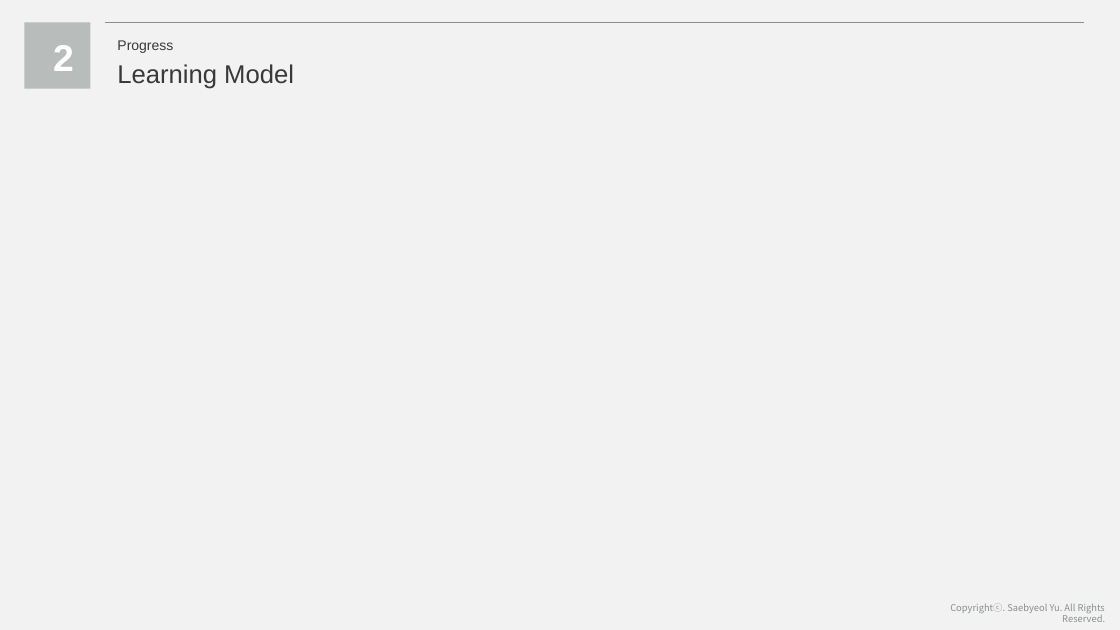
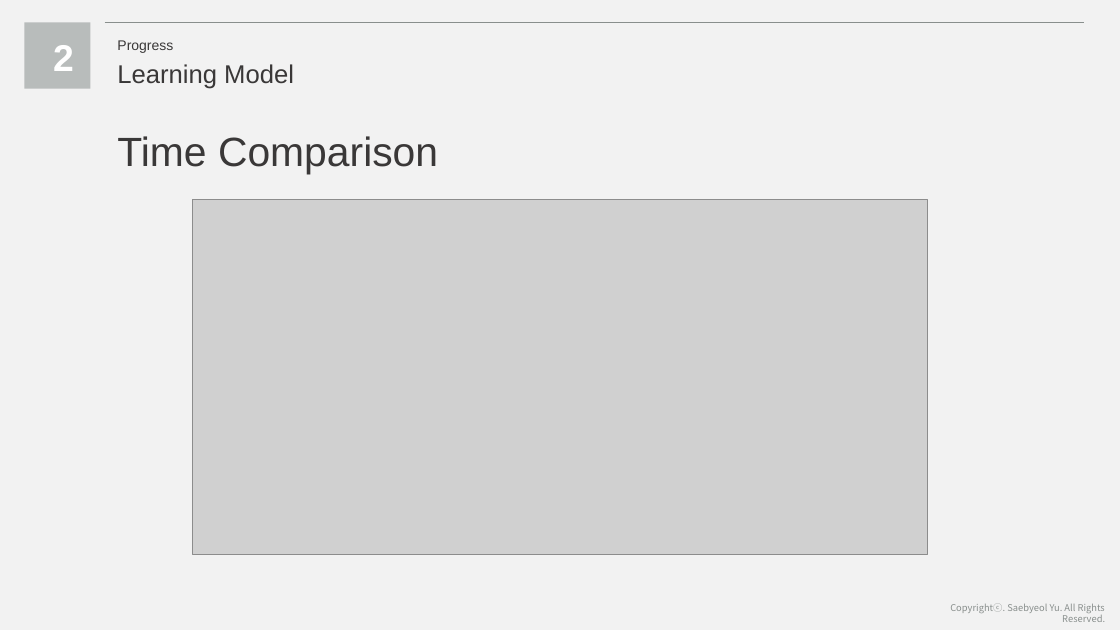
Before and after one commit to smoothie316/Docs, a slide deck: slide 24 of Weekly Presentation/Capstone Design 4th Presentation.pptx (slide 22 before the commit). Drawn at 1120x630 pixels with LibreOffice and Linux fonts; fonts in the diff are those of the drawing; grey boxes stand for pictures. Boxes give left, top, right and bottom in pixels: in the first picture for what was removed or moved away, otherwise in the second. Text is boxed around its words. In the diff, an @@ line names an element or a change of style, - is before the commit and + after.

```diff
--- a/Weekly Presentation/Capstone Design 4th Presentation.pptx
+++ b/Weekly Presentation/Capstone Design 4th Presentation.pptx
@@ text added at (x1=117, y1=136, x2=438, y2=175), 35 pt, text #3A3838 @@
+Time Comparison
@@ picture added at (x1=192, y1=200, x2=928, y2=555) @@
```
Also in this commit, not shown: 26 other slides changed, 1 slide added.
